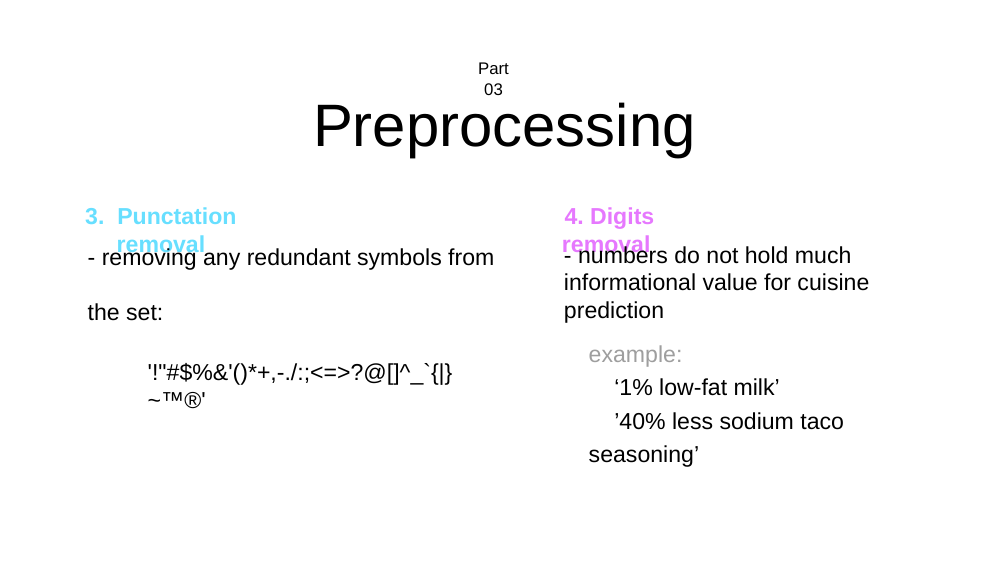
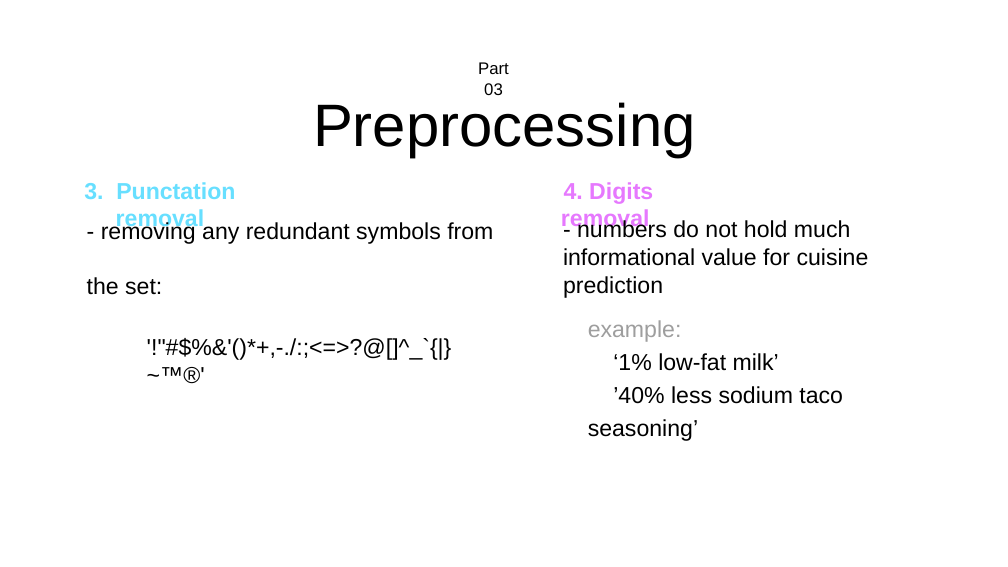
Before and after one commit to gdvorakova/whats-cooking, a slide deck: slide 8 of slides.pptx. Drawn at 1008x567 pixels with LibreOffice and Linux fonts; fonts in the diff are those of the drawing. Boxes give left, top, right and bottom in pixels: in the first picture for what was removed or moved away, otherwise in the second. Text is boxed around its words. In the diff, an @@ line names an element or a change of style, - is before the commit and + after.

```diff
--- a/slides.pptx
+++ b/slides.pptx
@@ 6 texts moved together from (x1=85, y1=207, x2=869, y2=467) to (x1=84, y1=182, x2=869, y2=441) @@
```
Also in this commit, not shown: 2 other slides changed, 1 other file.
